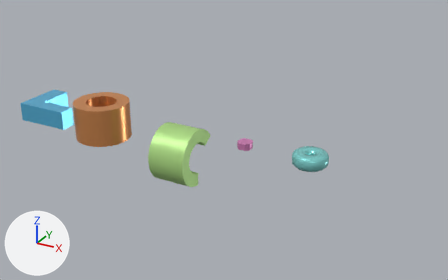
The glTF model outputs/extrude_revolve.glb, before and after one commit.
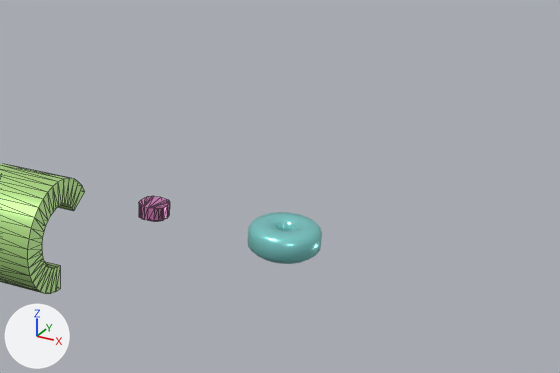
Each version appears first whole from a camera (50 mm lens) standing at (125.4, -146.1, 75.0) and looking at (42.3, 4.9, -0.5), and next in a close-up on the part from 38% to 100% of the width and 14% to 81% of the height. The axes (+X, +Y, +Z) are drawn at lower left. The lights are the same throughout. The older version's two pictures come first. The close-ups show mesh edges as thin lines.

Names of what the first close-up shows: 'curved_plate', 'curved_ring', 'sector'.
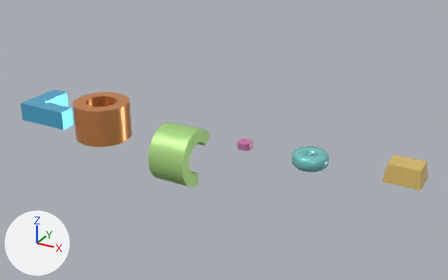
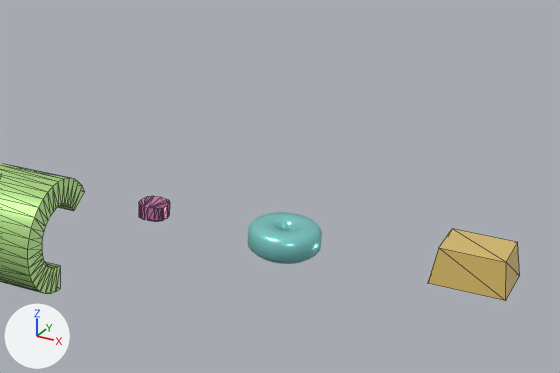
Changed parts and their boxes (x1, y1, x2, y2) in the close-ups (560 x 373 px):
'tapered_block', added (yellow): after (428, 229, 520, 301)

The change, as a list of edits to the scene's bpy script:
```text
Change mat_material_1:
    mat_material_1.base_color: (0.85, 0.35, 0.12) -> (0.9, 0.65, 0.2)  # orange #eda061 -> yellow #f3d37c
    mat_material_1.metallic: 0.65 -> 0.4
Add me_mesh_1_1:
    me_mesh_1_1.from_pydata([(92.7, 0.7, 5.0), (102.0, 0.0, 0.0), (101.3, 0.7, 5.0), (92.0, 0.0, 0.0), (102.0, 8.0, 0.0), (101.3, 7.3, 5.0), (92.0, 8.0, 0.0), (92.7, 7.3, 5.0)], [], [(0, 1, 2), (1, 0, 3), (2, 4, 5), (4, 2, 1), (5, 6, 7), (6, 5, 4), (1, 6, 4), (6, 1, 3), (7, 3, 0), (3, 7, 6), (2, 7, 0), (7, 2, 5)])
    me_mesh_1_1.materials.append(mat_material_1)  # yellow #f3d37c
Add ob_tapered_block:
    ob_tapered_block = bpy.data.objects.new('tapered_block', me_mesh_1_1)
    ob_tapered_block.location = (0.0, 0.0, 0.0)
```
